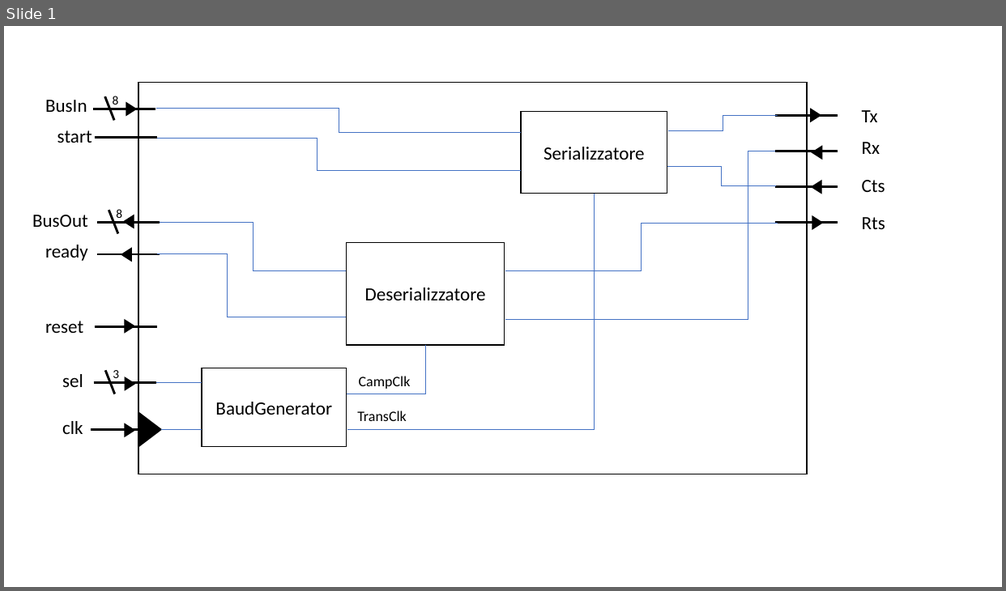
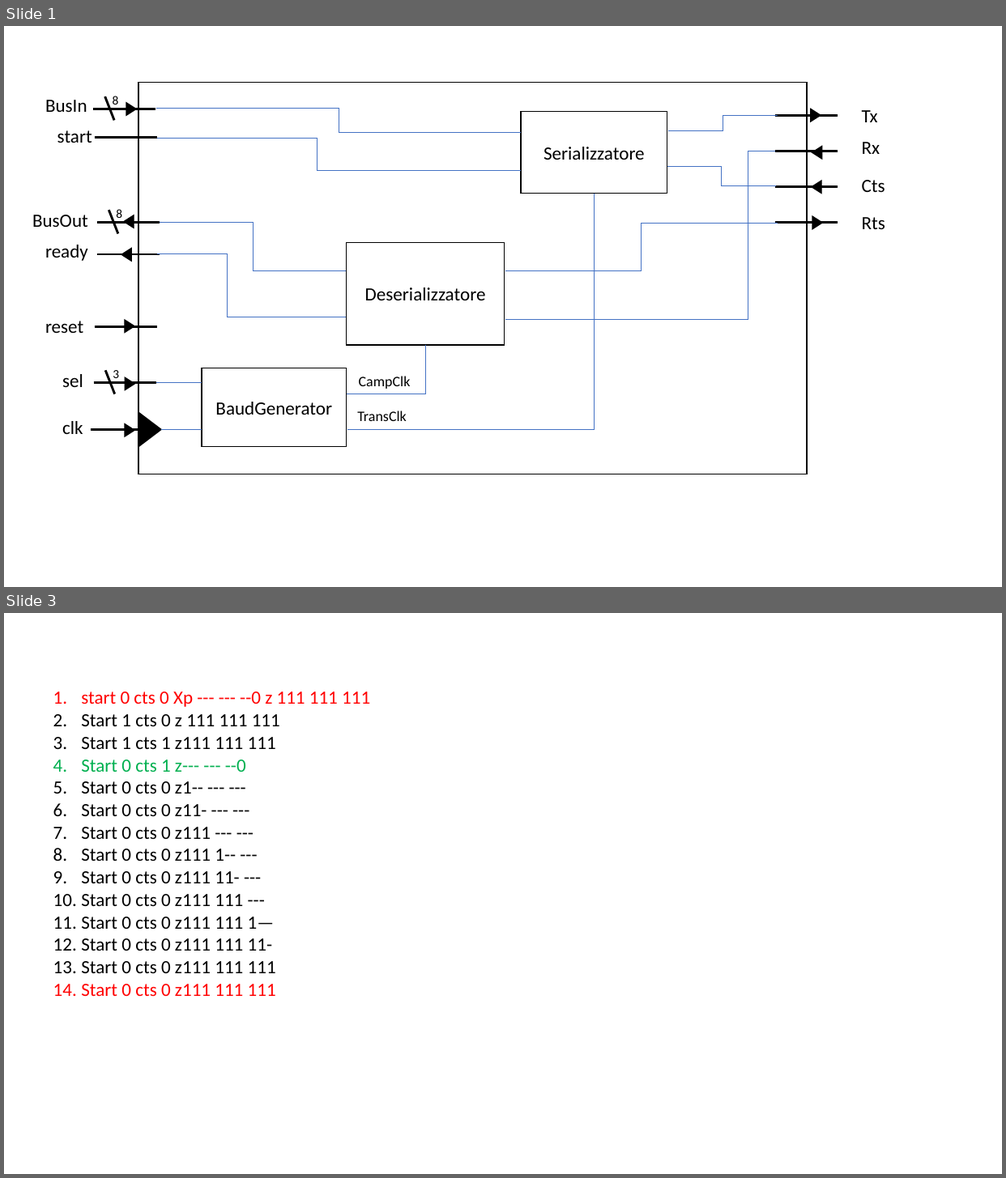
Before and after one commit to FlavioRenzi/UART_Project, a slide deck: UART model.pptx. Shown one above the other, each under a label of ours: slide 1 before the commit, slides 1 and 3 after it; the slides between them are not shown. The pictures are 1006x591 and 1006x1178 pixels, drawn with LibreOffice and Linux fonts; fonts in the diff are those of the drawing. Boxes give left, top, right and bottom in pixels: in the first picture for what was removed or moved away, otherwise in the second. Text is boxed around its words. In the diff, an @@ line names an element or a change of style, - is before the commit and + after.

```diff
--- a/UART model.pptx
+++ b/UART model.pptx
@@ slide 3 added at [4,613,1002,1174], background #FFFFFF @@
@@ text added at [53,692,370,973], 18 pt, text #000000 @@
+1. start 0 cts 0 Xp --- --- --0 z 111 111 111
+2. Start 1 cts 0 z 111 111 111
+3. Start 1 cts 1 z111 111 111
+4. Start 0 cts 1 z--- --- --0
+5. Start 0 cts 0 z1-- --- ---
+6. Start 0 cts 0 z11- --- ---
+7. Start 0 cts 0 z111 --- ---
+8. Start 0 cts 0 z111 1-- ---
+9. Start 0 cts 0 z111 11- ---
+10. Start 0 cts 0 z111 111 ---
+11. Start 0 cts 0 z111 111 1—
+12. Start 0 cts 0 z111 111 11-
+13. Start 0 cts 0 z111 111 111
+14. Start 0 cts 0 z111 111 111
```
Also in this commit, not shown: 4 other slides added, 1 other file.
